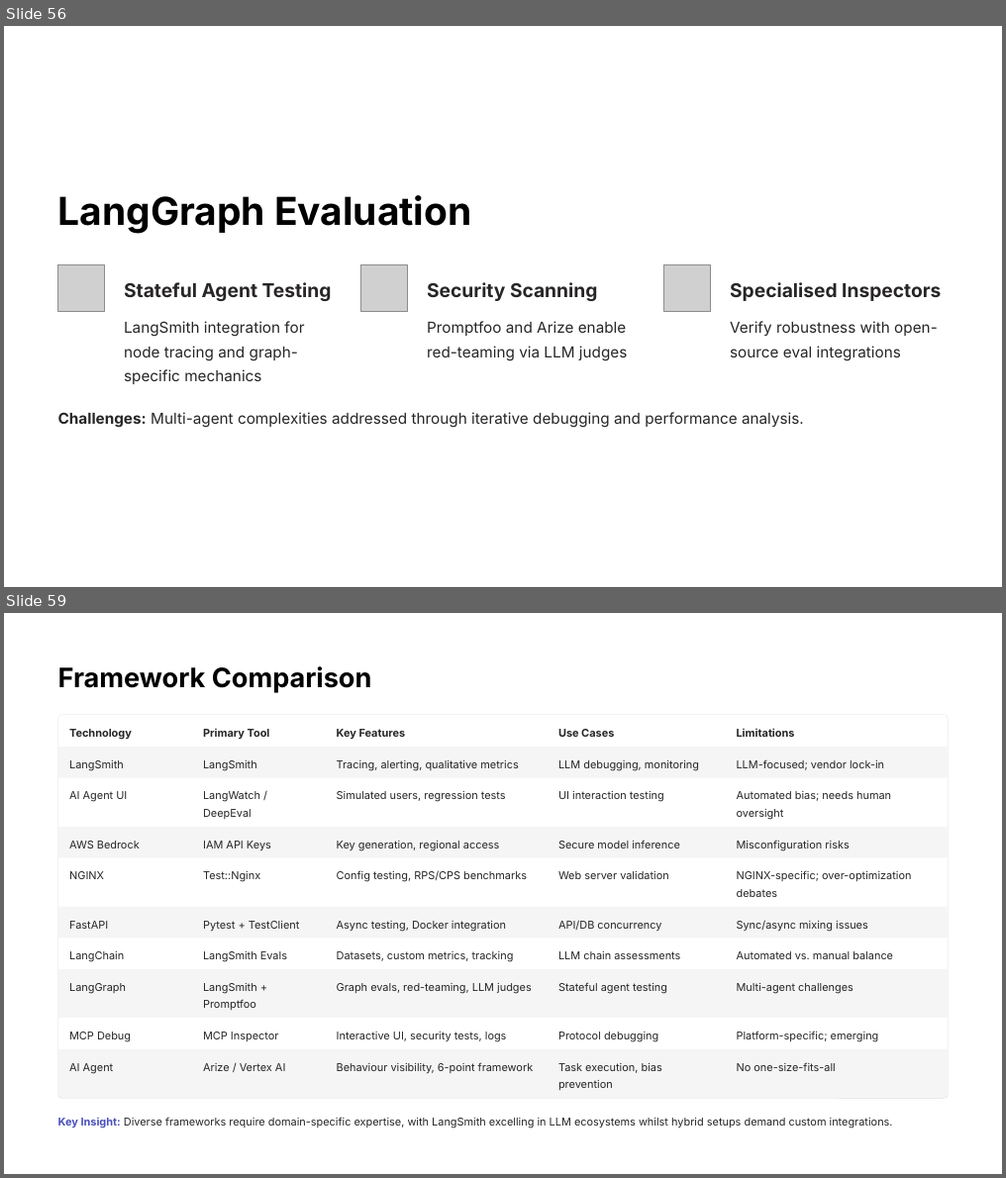
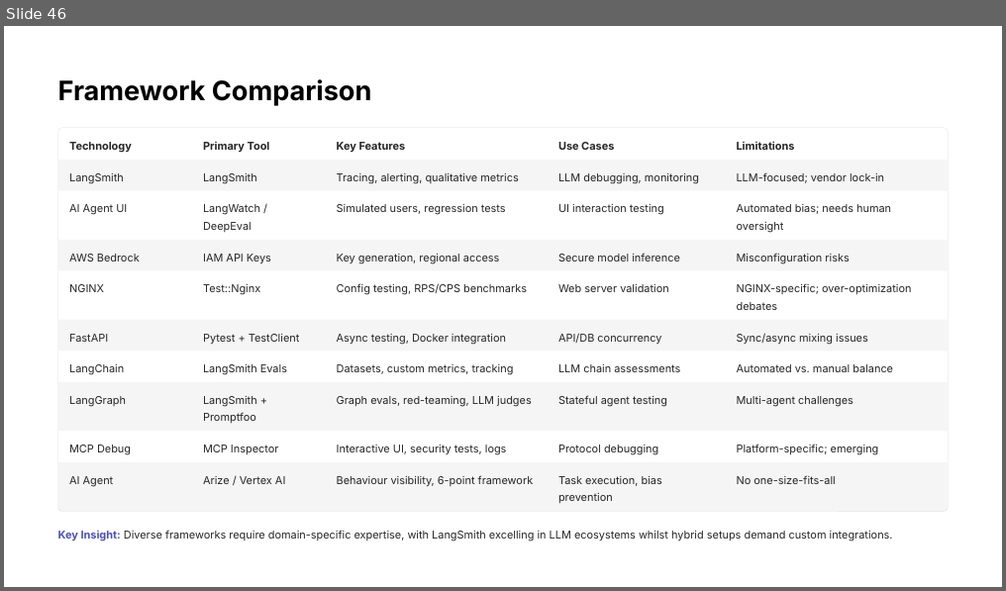
Before and after one commit to enoch-sit/proj01_chatbot_edu, a slide deck: week08/AI Agent Design III LangSmith-and-Evaluation-Frameworks.pptx. Shown one above the other, each under a label of ours: slides 56 and 59 before the commit, slide 46 after it; the slides between them are not shown. The pictures are 1006x1178 and 1006x591 pixels, drawn with LibreOffice and Linux fonts; fonts in the diff are those of the drawing; grey boxes stand for pictures. Boxes give left, top, right and bottom in pixels: in the first picture for what was removed or moved away, otherwise in the second. Text is boxed around its words. In the diff, an @@ line names an element or a change of style, - is before the commit and + after.

```diff
--- a/week08/AI Agent Design III LangSmith-and-Evaluation-Frameworks.pptx
+++ b/week08/AI Agent Design III LangSmith-and-Evaluation-Frameworks.pptx
@@ slide 56 removed at bbox=[4, 26, 1002, 587], background #000000; not listed: 1 template element that a slide beside it also shows @@
@@ text removed at bbox=[58, 195, 471, 234] @@
-LangGraph Evaluation
@@ picture removed at bbox=[58, 265, 104, 311] @@
@@ text removed at bbox=[124, 282, 332, 301] @@
-Stateful Agent Testing
@@ picture removed at bbox=[361, 265, 408, 311] @@
@@ text removed at bbox=[427, 282, 597, 301] @@
-Security Scanning
@@ picture removed at bbox=[664, 265, 710, 311] @@
@@ text removed at bbox=[730, 282, 941, 301] @@
-Specialised Inspectors
@@ text removed at bbox=[124, 321, 304, 384] @@
-LangSmith integration for node tracing and graph-specific mechanics
@@ text removed at bbox=[427, 321, 627, 362] @@
-Promptfoo and Arize enable red-teaming via LLM judges
@@ text removed at bbox=[730, 321, 938, 362] @@
-Verify robustness with open-source eval integrations
@@ text removed at bbox=[58, 412, 804, 428] @@
-Challenges: Multi-agent complexities addressed through iterative debugging and performance analysis.
@@ what was slide 59 is now slide 46 @@
```
Also in this commit, not shown: 10 slides changed, 1 slide added, 13 other slides removed, 28 other files.
